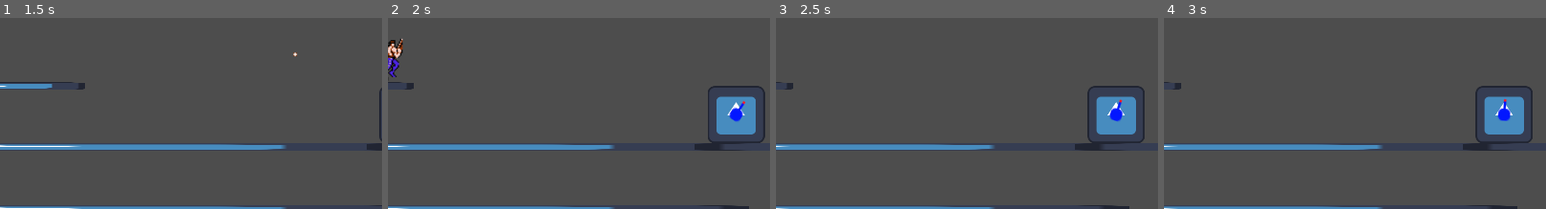
Above: before the commit, frames 1-4 (left to right).
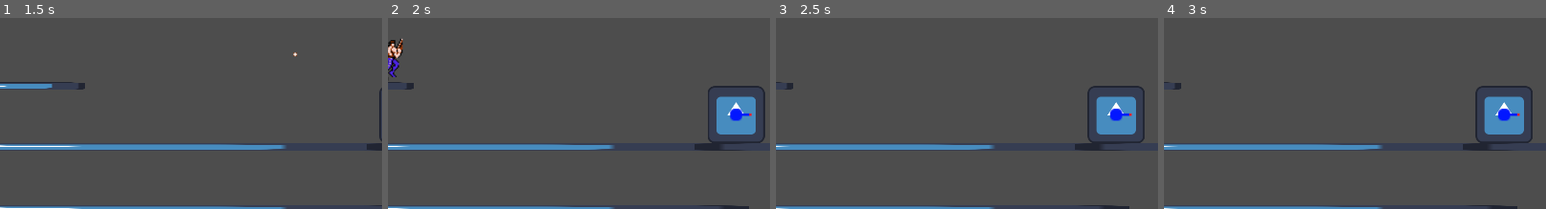
Above: after the commit, the same moments.

Repository: YuriyPogodilov/Contra
Game: Godot game, scene res://levels/level.tscn
The game is run twice, just before and just after one commit, with the same random seed, the same clock (stepped at 60 frames per second) and the same inputs. The engine's default icon, where the game draws it, is replaced by a stand-in: a white triangle on a blue panel in a dark square.
Inputs:
- Up to frame 1 (1.5 s): tap Enter at 0.5 s; hold Ctrl (shoot) 0.53-1.28 s; hold D (move_right) from 0.53 s (still down); tap Space (jump) at 0.77 s; tap S (look_down) at 1.35 s
- Up to frame 2 (2 s): keep holding D (move_right); tap Space (jump) at 1.52 s; tap Ctrl (shoot) at 1.55 s
- Up to frame 3 (2.5 s): release D (move_right) at 2.03 s; hold A (move_left) from 2.03 s (still down); hold Ctrl (shoot) from 2.03 s (still down); tap W (look_up) at 2.1 s
- Up to frame 4 (3 s): release A (move_left) at 2.78 s; release Ctrl (shoot) at 2.78 s; hold D (move_right) from 2.78 s (still down); tap Ctrl (shoot) at 2.85 s
The pictures show only the part of the screen within x 50-100%, y 50-100%; the shares and areas given below are measured in that part.

Frame 1 is identical in both runs. In frame 2, 0.1% of the frame differs, in the area x 89-96%, y 43-55%; in frame 3, 0.1%; in frame 4, less than 0.1%.

Commit message:
Update turret

Diff:
--- a/characters/enemy/turret.gd
+++ b/characters/enemy/turret.gd
@@ -3,9 +3,12 @@
 @onready var shooting_point = $Head/ShootingPoint
 
 @export var rotation_speed = 0.6
-@export_range(-180, 180, 5) var initial_rotaion: int = 0
+@export_range(-180, 180, 45) var initial_rotaion: int = 0
 
 var _player: Player
+var _rotation_delta: float = 0.0
+var _rotation_step: float = deg_to_rad(45.0)
+var _aiming_accuracy: float = deg_to_rad(30.0)
 
 
 func _ready():
@@ -13,17 +16,24 @@
 	$Head.rotation = deg_to_rad(initial_rotaion)
 	$WeaponComponent.set_gun(preload("res://game/weapons/turret_gun.tscn").instantiate())
 
+
 func _physics_process(delta):
+	if !Camera.get_rect().has_point(global_position):
+		return
+
 	if _player == null:
 		return
 	var player_direction = $Head.global_position.direction_to(_player.get_aim_point())
 	var head_direction = Vector2.RIGHT.rotated($Head.rotation)
 	var angle = head_direction.angle_to(player_direction)
-	if angle != 0:
-		var turn_clockwise = 1 if angle > 0 else -1
-		$Head.rotation += turn_clockwise * rotation_speed * delta
-		if abs(angle) < deg_to_rad(10):
-			shoot()
+	if abs(angle) >= _aiming_accuracy:
+		_rotation_delta += rotation_speed * delta
+		if (abs(_rotation_delta) > _rotation_step):
+			var turn_clockwise = 1 if angle > 0 else -1
+			$Head.rotation += turn_clockwise * _rotation_step
+			_rotation_delta = 0.0
+	else:
+		shoot()
 
 
 func shoot():
--- a/game/weapons/ammo/bullet.tscn
+++ b/game/weapons/ammo/bullet.tscn
@@ -12,7 +12,6 @@
 collision_mask = 0
 script = ExtResource("1_ikeq3")
 speed = 350.0
-damage = 0.5
 
 [node name="Sprite2D" type="Sprite2D" parent="."]
 texture = ExtResource("2_thd3l")
--- a/game/weapons/turret_gun.tscn
+++ b/game/weapons/turret_gun.tscn
@@ -5,5 +5,5 @@
 
 [node name="TurretGun" type="Node"]
 script = ExtResource("1_0vu2f")
-rate_of_fire = 5.0
+rate_of_fire = 1.5
 bullet = ExtResource("2_fcmn3")
